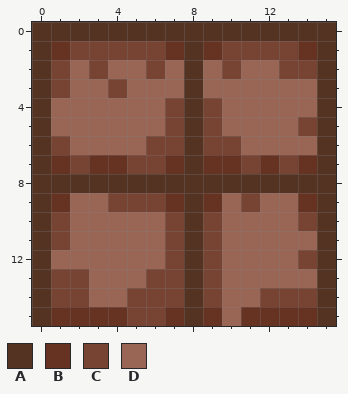
Pixel-art sprite: assets/tileTypes/woodenWallTopOnly.png. The picture above is the old version.
The file is 16x16 pixels.
Palette (. is transparent): A #553322  B #663322  C #774433  D #996655
Pixels before, first column x 0:
 0 AAAAAAAAAAAAAAAA
 1 ABCCCCCBABCCCCBA
 2 ACDCDDCDADCDDCCA
 3 ACDDCDDDADDDDDDA
 4 ADDDDDDCACDDDDDA
 5 ADDDDDDCACDDDDCA
 6 ACDDDDCCACCDDDDA
 7 ABCBBCCBABBCBCBA
 8 AAAAAAAAAAAAAAAA
 9 ABDDCCCBABDCDDBA
10 ACDDDDDCACDDDDCA
11 ACDDDDDCACDDDDDA
12 ADDDDDDCACDDDDCA
13 ACCDDDCCACDDDDDA
14 ACCDDCCCACDDCCCA
15 ABBBBCCBABDBBBBA
The same view after the edit:
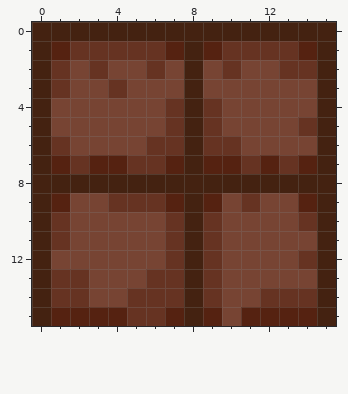
Diff:
Colour A changes from #553322 to #442211.
Colour B changes from #663322 to #552211.
Colour C changes from #774433 to #663322.
Colour D changes from #996655 to #774433.
